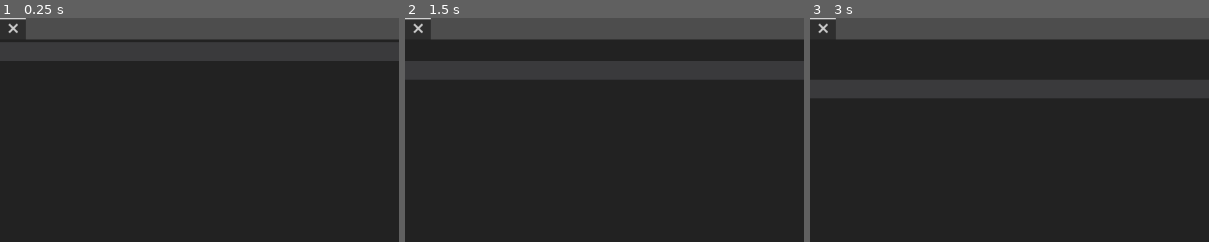
Above: before the commit, frames 1-3 (left to right).
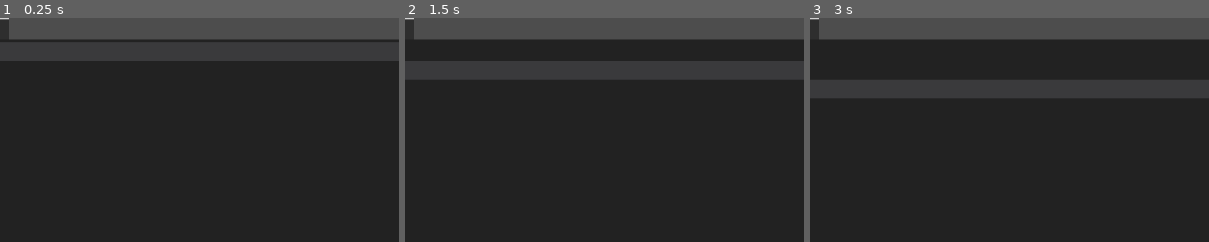
Above: after the commit, the same moments.

Repository: thiagola92/la-text-editor
Game: Godot game, scene res://src/main.tscn
Same seed, same stepped clock (60 frames per second), same inputs: the game is played once before the commit and once after it.
Inputs (mouse positions are % of the whole screen's width and height, from its top left):
- Up to frame 1 (0.25 s): no input
- Up to frame 2 (1.5 s): click (51, 52) at 0.52 s; type "12" at 0.6 s; tap Enter at 1.25 s
- Up to frame 3 (3 s): tap Space at 2 s; tap Enter at 2.75 s
The pictures show only the part of the screen within x 6-56%, y 0-50%; the shares and areas given below are measured in that part.

The runs differ from the first frame. In frame 1, 0.4% of the frame differs, in the area x 2-7%, y 0-10%; in frame 2, 0.4%; in frame 3, 0.4%.

Commit message:
Refactor GroupEditor and TabEditor + improve focus

Diff:
--- a/src/components/group_editor/group_editor.gd
+++ b/src/components/group_editor/group_editor.gd
@@ -4,8 +4,6 @@
 class_name GroupEditor
 extends MarginContainer
 
-
-const CODE_EDITOR := preload("res://src/components/code_editor/code_editor.tscn")
 
 const TAB_EDITOR := preload("res://src/components/tab_editor/tab_editor.tscn")
 
@@ -24,7 +22,7 @@
 		return
 
 	if Input.is_action_just_pressed("ui_file_open"):
-		_on_tab_editor_open_file_requested(_new_tab_editor(true))
+		_on_tab_editor_open_file_requested(_new_empty_tab_editor())
 		get_viewport().set_input_as_handled()
 	elif Input.is_action_just_pressed("ui_tab_new"):
 		_add_split_container(_new_split_container())
@@ -47,9 +45,9 @@
 func _add_split_container(split_container: SplitContainer) -> SplitContainer:
 	add_child(split_container)
 
-	for c in split_container.get_children():
-		if c is TabEditor:
-			c.focus_current_tab()
+	for tab_editor in split_container.get_children():
+		if tab_editor is TabEditor:
+			tab_editor.focus_tab()
 			return split_container
 
 	return split_container
@@ -57,8 +55,8 @@
 
 ## Create a [SplitContainer] with a [TabEditor] as child.
 func _new_split_container(
+	tab_editor: TabEditor = _new_tab_editor(),
 	vertical: bool = false,
-	tab_editor: TabEditor = _new_tab_editor()
 ) -> SplitContainer:
 	var split_container := SplitContainer.new()
 
@@ -74,15 +72,21 @@
 	return split_container
 
 
-## Create a [TabEditor] and make this [GroupEditor] listen to requests from it.[br]
-## Use [code]empty[/code] as true if you are going to manually create the tab later.
-func _new_tab_editor(empty: bool = false) -> TabEditor:
+## Create a [TabEditor] with a tab to the [FileProxy].[br]
+## Passing [code]file_proxy[/code] as [code]null[/code] will create an empty tab.
+func _new_tab_editor(file_proxy: FileProxy = null) -> TabEditor:
+	var tab_editor := _new_empty_tab_editor()
+	tab_editor.new_tab(file_proxy)
+	return tab_editor
+
+
+## Create an empty [TabEditor] and make this [GroupEditor] listen to requests from it.[br]
+## Empty [TabEditor] doesn't contain any tab (not even an empty tab).
+func _new_empty_tab_editor() -> TabEditor:
 	var tab_editor := TAB_EDITOR.instantiate() as TabEditor
 	tab_editor.split_requested.connect(_on_tab_editor_split_requested)
 	tab_editor.open_file_requested.connect(_on_tab_editor_open_file_requested)
-
-	if not empty:
-		tab_editor.new_tab()
+	tab_editor.tree_exiting.connect(_on_tab_editor_tree_exiting.bind(tab_editor))
 
 	return tab_editor
 
@@ -92,21 +96,41 @@
 		split_container.queue_free()
 
 
+## Loop through parents searching for new [TabEditor] to focus.
+func _on_tab_editor_tree_exiting(tab_editor: TabEditor) -> void:
+	var parent: Node = tab_editor.get_parent()
+
+	while(parent and parent != self):
+		if parent is SplitContainer:
+			for child in parent.get_children():
+				if child is TabEditor:
+					if child != tab_editor:
+						child.focus_tab()
+						return
+
+		parent = parent.get_parent()
+
+
 func _on_tab_editor_split_requested(tab_editor: TabEditor, vertical: bool) -> void:
 	if not tab_editor.get_parent() is SplitContainer:
 		return
 
 	var parent := tab_editor.get_parent() as SplitContainer
+	var file_proxy: FileProxy = tab_editor.get_tab().file_proxy
+	var new_tab_editor: TabEditor = _new_tab_editor(file_proxy)
 
 	if parent.get_child_count() < 2:
-		parent.add_child(_new_tab_editor())
+		parent.add_child(new_tab_editor)
 		parent.vertical = vertical
 	else:
 		var index: int = tab_editor.get_index()
-		var new_split_container := _new_split_container(vertical)
-		tab_editor.reparent(new_split_container)
+		var new_split_container := _new_split_container(new_tab_editor, vertical)
 		parent.add_child(new_split_container)
 		parent.move_child(new_split_container, index)
+		tab_editor.reparent(new_split_container)
+		new_split_container.move_child(tab_editor, 0)
+
+	new_tab_editor.focus_tab()
 
 
 func _on_tab_editor_open_file_requested(tab_editor: TabEditor) -> void:
@@ -119,14 +143,11 @@
 	if not _current_tab_editor:
 		return
 
-	var code_editor: CodeEditor = _current_tab_editor.new_tab()
-	var file_proxy: FileProxy = FilesProxies.get_file_proxy(path)
+	_current_tab_editor.new_tab(FilesProxies.get_file_proxy(path))
 
-	code_editor.file_proxy = file_proxy
-
-	# It's a temporary [TabEditor], we need to turn into permanent.
+	# If it's a temporary [TabEditor], we need to turn into permanent.
 	if not _current_tab_editor.get_parent():
-		_add_split_container(_new_split_container(false, _current_tab_editor))
+		_add_split_container(_new_split_container(_current_tab_editor, false))
 
 	_current_tab_editor = null
 
--- a/src/components/tab_editor/tab_editor.gd
+++ b/src/components/tab_editor/tab_editor.gd
@@ -16,7 +16,7 @@
 
 func _ready():
 	# Some behaviors can't be setted through TabContainer, so we need to obtain TabBar from it.
-	get_tab_bar().tab_close_display_policy = TabBar.CLOSE_BUTTON_SHOW_ALWAYS
+	#get_tab_bar().tab_close_display_policy = TabBar.CLOSE_BUTTON_SHOW_ALWAYS
 	get_tab_bar().tab_close_pressed.connect(_close_tab)
 
 	_reload_tabs_names()
@@ -49,23 +49,29 @@
 		get_viewport().set_input_as_handled()
 
 
-## Creates a [CodeEditor] and insert in a new tab.[br]
-## Return the [CodeEditor] created in case needs to setup [member CodeEditor.file_proxy].
-func new_tab() -> CodeEditor:
+## Creates a [CodeEditor] and insert as a tab in the [TabEditor].[br]
+func new_tab(file_proxy: FileProxy = null) -> void:
 	var code_editor := CODE_EDITOR.instantiate() as CodeEditor
+	code_editor.file_proxy = file_proxy
 
 	add_child(code_editor)
 	current_tab = get_tab_count() - 1
-	focus_current_tab()
-
-	return code_editor
+	#focus_tab()
 
 
-## Attempt to focus the [member current_tab].[br]
+## Attempt to focus a tab.[br]
+## Default behavior is focus the [member current_tab].[br]
 ## A temporary [TabEditor] wouldn't be in the tree, in this case do nothing.
-func focus_current_tab() -> void:
-	if is_inside_tree():
-		get_child(current_tab).grab_focus()
+func focus_tab(tab: int = current_tab) -> void:
+	if is_inside_tree() and tab >= 0:
+		(get_child(tab) as CodeEditor).grab_focus()
+
+
+## Get a tab, which is a [CodeEditor].
+func get_tab(tab: int = current_tab) -> CodeEditor:
+	if tab >= 0:
+		return get_child(tab) as CodeEditor
+	return null
 
 
 func _reload_tabs_names() -> void:
@@ -86,13 +92,11 @@
 func _next_tab() -> void:
 	if current_tab < get_child_count():
 		current_tab += 1
-		get_child(current_tab).grab_focus()
 
 
 func _previous_tab() -> void:
 	if current_tab > 0:
 		current_tab -= 1
-		get_child(current_tab).grab_focus()
 
 
 func _on_child_order_changed() -> void:
@@ -100,3 +104,7 @@
 		queue_free()
 	else:
 		_reload_tabs_names()
+
+
+func _on_tab_changed(tab: int) -> void:
+	focus_tab()
--- a/src/components/tab_editor/tab_editor.tscn
+++ b/src/components/tab_editor/tab_editor.tscn
@@ -15,3 +15,4 @@
 script = ExtResource("1_n3njw")
 
 [connection signal="child_order_changed" from="." to="." method="_on_child_order_changed"]
+[connection signal="tab_changed" from="." to="." method="_on_tab_changed"]
